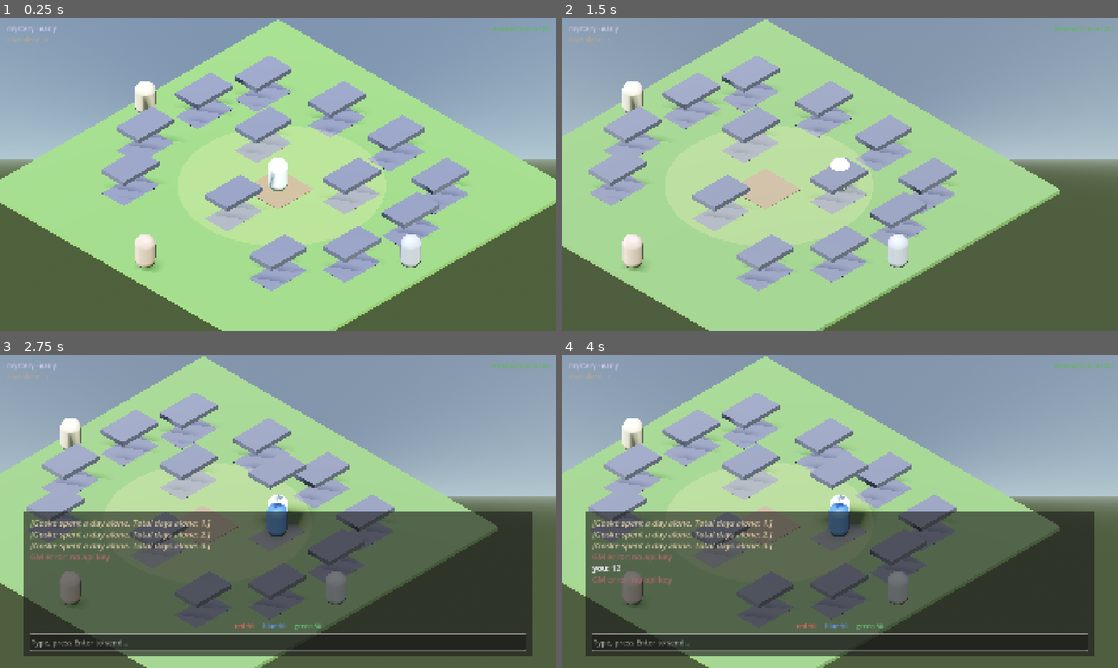
Above: before the commit, frames 1-4 (two rows, left to right).
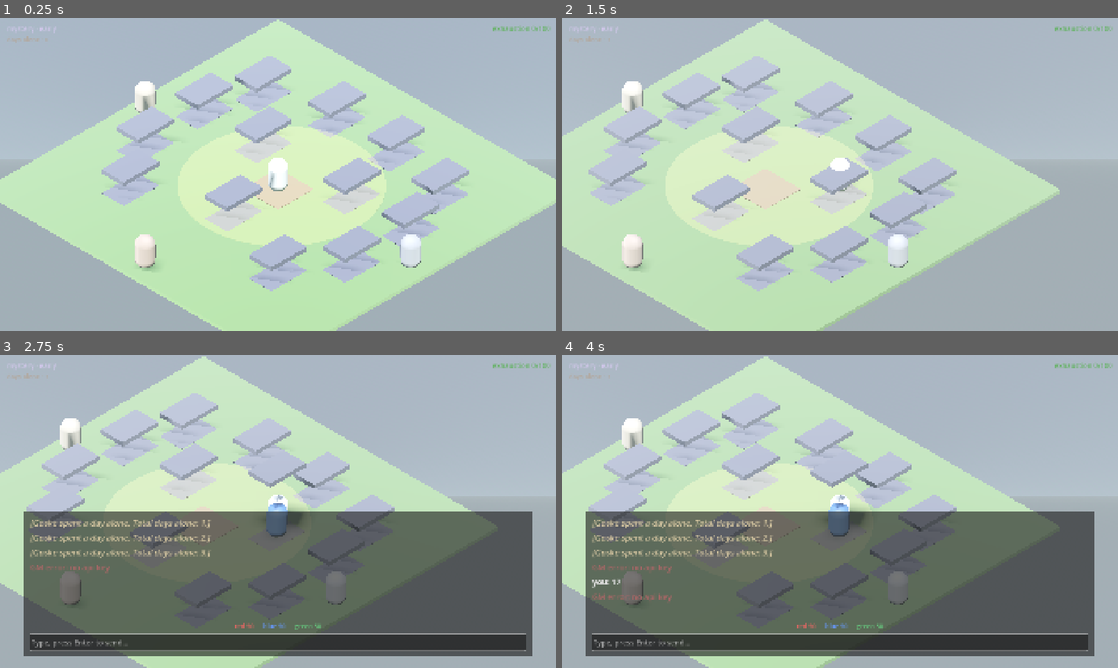
Above: after the commit, the same moments.

Repository: gokselozgur5/goske
Game: Godot game, scene res://scenes/main.tscn
The game is run twice, just before and just after one commit, with the same random seed, the same clock (stepped at 60 frames per second) and the same inputs.
Inputs (mouse positions are in pixels of both pictures, inside the frame that each line leads up to):
- Up to frame 1 (0.25 s): no input
- Up to frame 2 (1.5 s): tap Enter (ui_accept) at 0.5, 0.77 s; move the mouse to (962, 158) at 0.52 s; hold Right (ui_right) 0.53-1.25 s; tap Space at 0.6 s; click (962, 158) at 0.67 s; drag from (728, 190) to (812, 237) at 1.27 s
- Up to frame 3 (2.75 s): tap Enter (ui_accept) at 2 s; move the mouse to (333, 442) at 2.02 s; hold Right (ui_right) from 2.03 s (still down); tap Backspace at 2.1 s
- Up to frame 4 (4 s): release Right (ui_right) at 2.75 s; click (840, 642) at 2.77 s; type "12" at 2.85 s; tap Enter (ui_accept) at 3.5 s; drag from (812, 574) to (673, 464) at 3.52 s

The runs differ from the first frame. In frame 1, 92% of the frame differs, in the area x 0-100%, y 0-100%; in frame 2, 92%; in frame 3, 62%; in frame 4, 62%.

Commit message:
visual polish round 1 — env + pod easing + typography
WorldEnvironment polish:
- SSAO enabled (depth shading, surfaces have weight)
- Glow enabled (subtle bloom on bright spots)
- Fog enabled (light blue-gray, aerial perspective 0.3)
- Tonemap exposure bumped 1.0→1.05

Pod opening cinematic:
- Lid: TRANS_CUBIC + EASE_OUT, 0.85s — fast travel, soft settle
- Alter rise: TRANS_BACK + EASE_OUT, 0.9s — slight overshoot before
  the alter stands up (small drama beat)

Dialog typography:
- RichTextLabel line_separation 8, paragraph_separation 4 — text breathes

Procedural grass shader deferred to a later polish pass — flat green
holds for now, the env polish does most of the visual lift.

Diff:
--- a/scenes/main.tscn
+++ b/scenes/main.tscn
@@ -25,6 +25,18 @@
 sky = SubResource("Sky_1")
 ambient_light_source = 3
 tonemap_mode = 2
+tonemap_exposure = 1.05
+ssao_enabled = true
+ssao_intensity = 1.5
+ssao_radius = 1.0
+glow_enabled = true
+glow_intensity = 0.4
+glow_strength = 0.9
+glow_bloom = 0.05
+fog_enabled = true
+fog_density = 0.012
+fog_light_color = Color(0.55, 0.6, 0.65, 1)
+fog_aerial_perspective = 0.3
 
 [sub_resource type="StandardMaterial3D" id="GrassMat_1"]
 albedo_color = Color(0.35, 0.5, 0.25, 1)
@@ -486,6 +498,8 @@
 theme_override_font_sizes/normal_font_size = 28
 theme_override_font_sizes/bold_font_size = 28
 theme_override_font_sizes/italics_font_size = 28
+theme_override_constants/line_separation = 8
+theme_override_constants/paragraph_separation = 4
 bbcode_enabled = true
 fit_content = true
 scroll_following = true
--- a/scripts/pod.gd
+++ b/scripts/pod.gd
@@ -48,17 +48,19 @@
 
 func _open() -> void:
 	opened = true
-	# Lid slides up
+	# Lid slides up — cubic ease-out: fast then settles
 	var lid := get_node_or_null(lid_path) as Node3D
 	if lid:
 		var tw := create_tween()
-		tw.tween_property(lid, "position:y", lid.position.y + 2.5, 0.6).set_trans(Tween.TRANS_CUBIC)
-	# Alter visible, stand up
+		tw.tween_property(lid, "position:y", lid.position.y + 2.6, 0.85) \
+			.set_trans(Tween.TRANS_CUBIC).set_ease(Tween.EASE_OUT)
+	# Alter visible, stand up — back ease (slight overshoot, cinematic)
 	var alter := get_node_or_null(alter_root_path) as Node3D
 	if alter:
 		alter.visible = true
 		var tw2 := create_tween().set_parallel(true)
-		tw2.tween_property(alter, "rotation_degrees:x", 0.0, 0.5)
+		tw2.tween_property(alter, "rotation_degrees:x", 0.0, 0.9) \
+			.set_trans(Tween.TRANS_BACK).set_ease(Tween.EASE_OUT)
 		var iarea: Area3D = alter.get_node_or_null("InteractionArea")
 		if iarea:
 			iarea.monitoring = true
